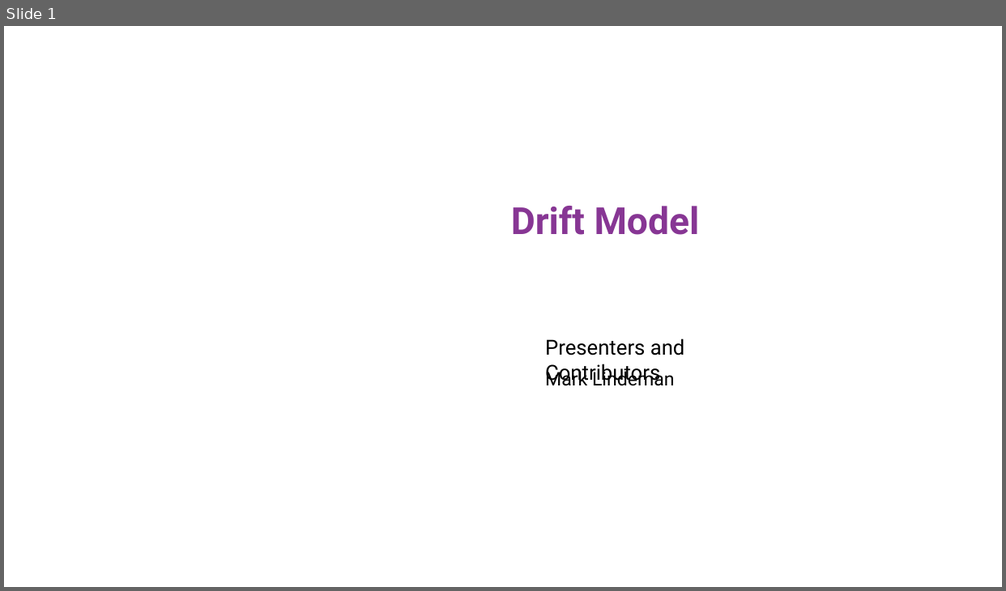
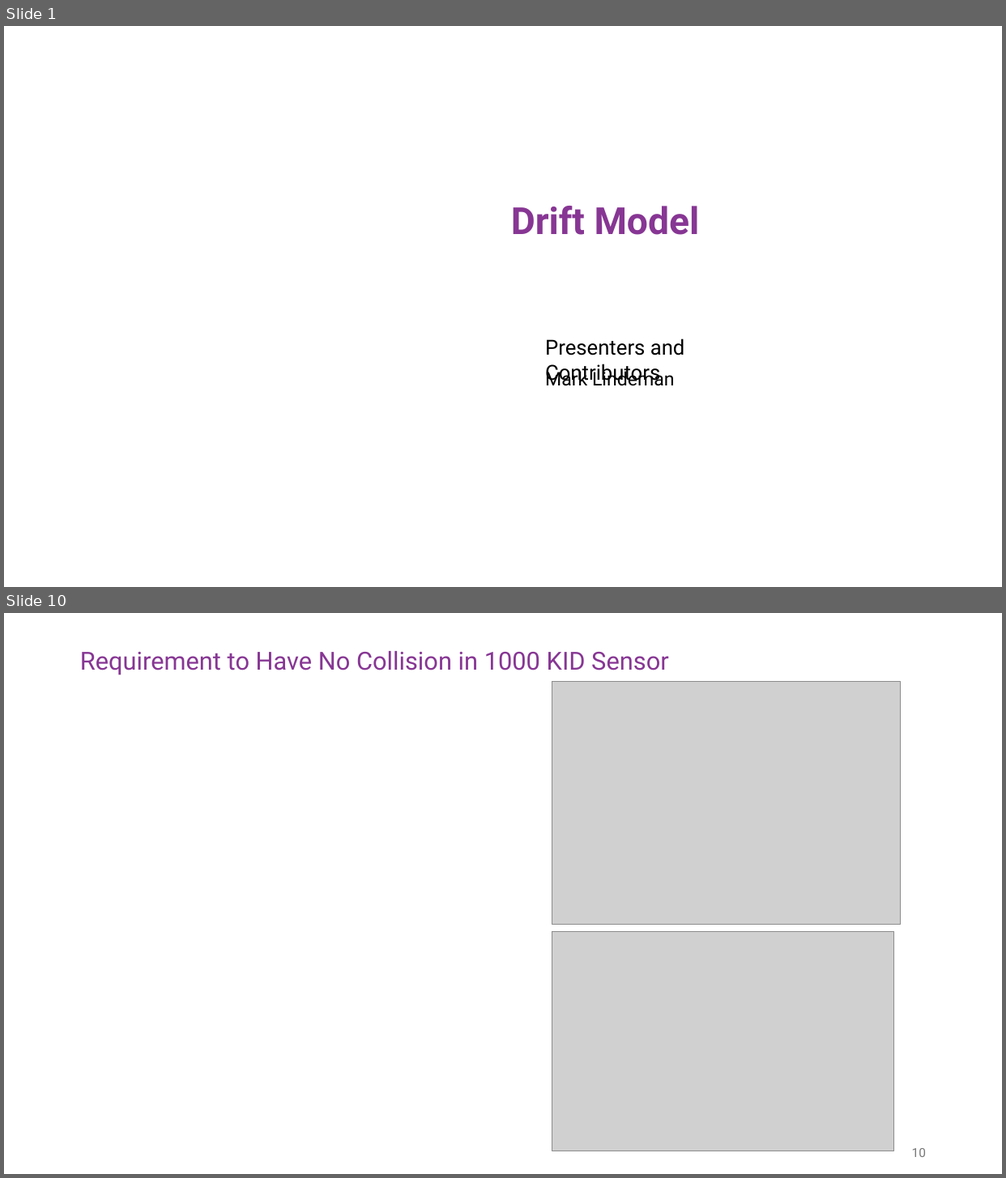
Before and after one commit to malindeman1999/python_drift_model, a slide deck: 2026-4-27 drift model.pptx. Shown one above the other, each under a label of ours: slide 1 before the commit, slides 1 and 10 after it; the slides between them are not shown. The pictures are 1006x591 and 1006x1178 pixels, drawn with LibreOffice and Linux fonts; fonts in the diff are those of the drawing; grey boxes stand for pictures; background and template pictures are left out. Boxes give left, top, right and bottom in pixels: in the first picture for what was removed or moved away, otherwise in the second. Text is boxed around its words. In the diff, an @@ line names an element or a change of style, - is before the commit and + after.

Commit message:
Update collision model logic and project files

```diff
--- a/2026-4-27 drift model.pptx
+++ b/2026-4-27 drift model.pptx
@@ slide 10 added at <box>4,613,1002,1174</box>, background #FFFFFF @@
@@ title added at <box>80,651,668,675</box>, 24 pt, text #873694 @@
+Requirement to Have No Collision in 1000 KID Sensor
@@ picture added at <box>552,681,900,924</box> @@
@@ picture added at <box>552,932,894,1152</box> @@
@@ page number added at <box>912,1148,926,1157</box>, 12 pt, text #797979 @@
+10
```
Also in this commit, not shown: 4 slides changed, 13 other slides added, 4 slides removed, 4 other files.
